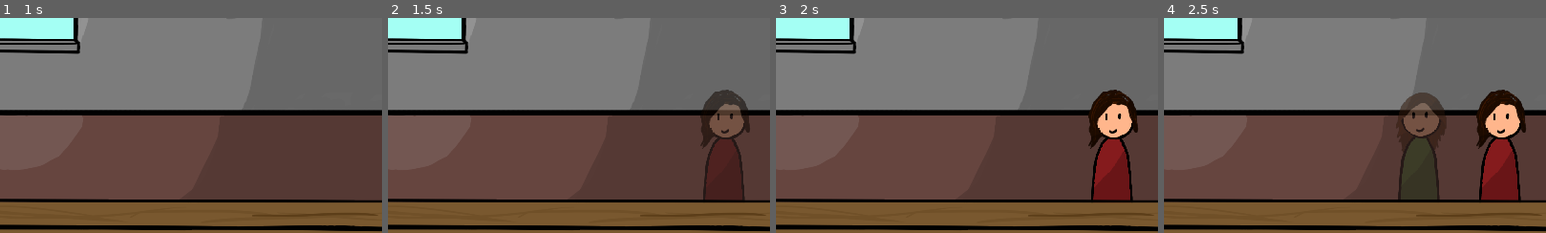
Above: before the commit, frames 1-4 (left to right).
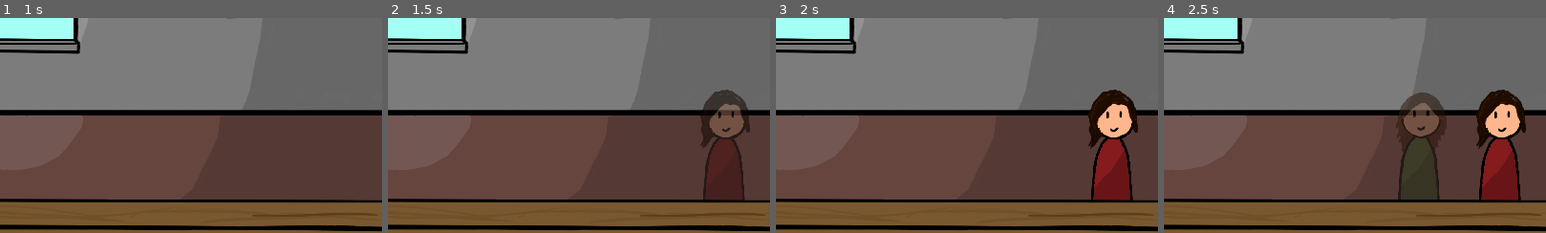
Above: after the commit, the same moments.

Repository: TylerPelaez/surgery-game
Game: Godot game, scene res://Scenes/TylerTest.tscn
Same seed, same stepped clock (60 frames per second), same inputs: the game is played once before the commit and once after it.
Inputs (mouse positions are % of the whole screen's width and height, from its top left):
- Up to frame 1 (1 s): tap Enter at 0.5 s; move the mouse to (72, 45) at 0.52 s; press the mouse at (72, 45) at 0.53 s
- Up to frame 2 (1.5 s): move the mouse to (30, 55) at 1.27 s; release the mouse at (30, 55) at 1.28 s; click (30, 55) at 1.35 s
- Up to frame 3 (2 s): no input
- Up to frame 4 (2.5 s): move the mouse to (60, 28) at 2.02 s; press the mouse at (60, 28) at 2.03 s
The pictures show only the part of the screen within x 36-86%, y 22-72%; the shares and areas given below are measured in that part.

Frame 1 is identical in both runs. In frame 2, less than 0.1% of the frame differs, in the area x 86-91%, y 43-54%; in frame 3, 0.1%; in frame 4, 0.2%, in the area x 65-91%, y 42-54%.

Commit message:
Patients will get angry if left to wait too long

Diff:
--- a/DriveInScreen/AfflictionDialog/AfflictionDialogBox.gd
+++ b/DriveInScreen/AfflictionDialog/AfflictionDialogBox.gd
@@ -9,8 +9,8 @@
 
 # Called when the node enters the scene tree for the first time.
 func _ready():
-#	if Utils.is_main_scene(self):
-	set_afflictions([AfflictionData.Afflictions.HeartPain, AfflictionData.Afflictions.Tumor])
+	if Utils.is_main_scene(self):
+		set_afflictions([AfflictionData.Afflictions.HeartPain, AfflictionData.Afflictions.Tumor])
 
 func set_afflictions( afflictions ):
 	for affliction in afflictions:
--- a/Patients/Patient.gd
+++ b/Patients/Patient.gd
@@ -1,5 +1,6 @@
 extends Node2D
 
+signal not_treated(this)
 signal cured(this)
 
 const HEAD_SPRITES = [
@@ -25,11 +26,23 @@
 						preload("res://Patients/BodyParts/hair6.PNG")
 					]
 
-const FACE_SPRITES = [
-						preload("res://Patients/BodyParts/facehappy.PNG"),
-						preload("res://Patients/BodyParts/faceneutral.PNG"),
-						preload("res://Patients/BodyParts/facemad.PNG")
+const EMOTIONAL_STATES = [
+						{
+							"face_texture": preload("res://Patients/BodyParts/facehappy.PNG"),
+							"wait_time_s": 30
+						},
+						{
+							"face_texture": preload("res://Patients/BodyParts/faceneutral.PNG"),
+							"wait_time_s": 20
+						},
+						{
+							"face_texture": preload("res://Patients/BodyParts/facemad.PNG"),
+							"wait_time_s": 10,
+							"texture_offset": Vector2(0, -12.0)
+						}
 					]
+
+const BASE_ADD_AFFLICTION_CHANCE = 0.5
 
 
 onready var body = $ViewportContainer/Viewport/Body
@@ -44,17 +57,40 @@
 var mouse_in_viewport = false
 var mouse_in_dialog_box = false
 
+var current_emotion = 0
+var became_ready_tick_time_ms
+
+var afflictions
+
 # Called when the node enters the scene tree for the first time.
 func _ready():
 	body.texture = BODY_SPRITES[randi() % BODY_SPRITES.size()]
 	head.texture = HEAD_SPRITES[randi() % HEAD_SPRITES.size()]
 	hair.texture = HAIR_SPRITES[randi() % HAIR_SPRITES.size()]
-	face.texture = FACE_SPRITES[0]
+	face.texture = EMOTIONAL_STATES[current_emotion].face_texture
 
-	pass # Replace with function body.
+func init(max_affliction):
+	afflictions = _choose_random_afflictions(1, max_affliction)
+	dialog_box.set_afflictions(afflictions)
+
+func _choose_random_afflictions(min_count, max_count):
+	var result = []
+	for i in range(max_count):
+		var affliction_to_add = null
+		while affliction_to_add == null || result.has(affliction_to_add):
+			affliction_to_add = AfflictionData.Afflictions.values()[randi() % AfflictionData.Afflictions.size()]
+		if i >= min_count:
+			if rand_range(0.0, 1.0) > BASE_ADD_AFFLICTION_CHANCE:
+				continue
+
+		result.append(affliction_to_add)
+
+	return result
 
 func _on_spawn_animation_finished():
 	ready = true
+	$EmotionChangeTimer.start(EMOTIONAL_STATES[current_emotion].wait_time_s)
+	became_ready_tick_time_ms = OS.get_ticks_msec()
 
 func _on_ViewportContainer_gui_input(event):
 	if ready and event is InputEventMouseButton:
@@ -84,3 +120,15 @@
 func _on_AfflictionDialogBox_mouse_exited():
 	mouse_in_dialog_box = false
 	check_begin_hide_dialog_box()
+
+func _on_EmotionChangeTimer_timeout():
+	current_emotion += 1
+	if current_emotion >= EMOTIONAL_STATES.size():
+		emit_signal("not_treated", self)
+		queue_free()
+	else:
+		var emotional_state_dict = EMOTIONAL_STATES[current_emotion]
+		face.texture =emotional_state_dict.face_texture
+		if emotional_state_dict.has("texture_offset"):
+			face.offset += emotional_state_dict.texture_offset
+		$EmotionChangeTimer.start(emotional_state_dict.wait_time_s)
--- a/Patients/Patient.tscn
+++ b/Patients/Patient.tscn
@@ -94,10 +94,10 @@
 offset = Vector2( 2.694, -5.622 )
 
 [node name="Face" type="Sprite" parent="ViewportContainer/Viewport/Body/Head"]
-position = Vector2( 0, 11.46 )
+position = Vector2( 0, 3.562 )
 texture = ExtResource( 2 )
 centered = false
-offset = Vector2( 32.651, 26.671 )
+offset = Vector2( 35.478, 30.16 )
 
 [node name="Hair" type="Sprite" parent="ViewportContainer/Viewport/Body/Head"]
 material = ExtResource( 6 )
@@ -116,8 +116,13 @@
 margin_right = 40.0
 margin_bottom = -152.0
 grow_vertical = 0
+
+[node name="EmotionChangeTimer" type="Timer" parent="."]
+wait_time = 5.0
+one_shot = true
 [connection signal="gui_input" from="ViewportContainer" to="." method="_on_ViewportContainer_gui_input"]
 [connection signal="mouse_entered" from="ViewportContainer" to="." method="_on_ViewportContainer_mouse_entered"]
 [connection signal="mouse_exited" from="ViewportContainer" to="." method="_on_ViewportContainer_mouse_exited"]
 [connection signal="mouse_entered" from="DialogBoxHolder/AfflictionDialogBox" to="." method="_on_AfflictionDialogBox_mouse_entered"]
 [connection signal="mouse_exited" from="DialogBoxHolder/AfflictionDialogBox" to="." method="_on_AfflictionDialogBox_mouse_exited"]
+[connection signal="timeout" from="EmotionChangeTimer" to="." method="_on_EmotionChangeTimer_timeout"]
--- a/Patients/PatientGenerator.gd
+++ b/Patients/PatientGenerator.gd
@@ -8,6 +8,7 @@
 export var bounds = 10
 export var y_bounds = 10
 export var draw_debug = false
+export var MAX_PATIENT_AFFLICTIONS = 2
 
 var spawned_patients = []
 
@@ -42,11 +43,13 @@
 	if x != null:
 		var y = global_position.y + rand_range(-y_bounds, y_bounds)
 		var instance = Utils.instance_scene_on_main(PatientScene, Vector2(x,y))
-		instance.connect("cured", self, "on_patient_cured")
+		instance.init(MAX_PATIENT_AFFLICTIONS)
+		instance.connect("cured", self, "on_patient_cured_or_not_treated")
+		instance.connect("not_treated", self, "on_patient_cured_or_not_treated")
 		spawned_patients.append(instance)
 
 
-func on_patient_cured(patient):
+func on_patient_cured_or_not_treated(patient):
 	spawned_patients.erase(patient)
 
 func _on_SpawnPatientTimer_timeout():
